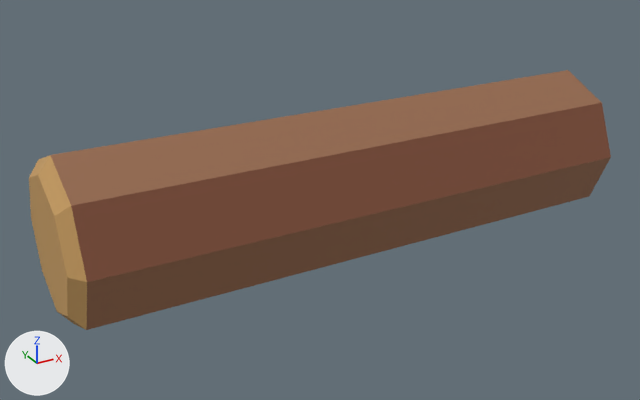
Before and after pictures for a commit that changed the glTF model assets/models/woodcutting/CutLog.glb.
Before and after are seen from a 50 mm camera at (-0.887, -1.498, 0.89) aimed at (-0.056, 0.013, 0.135). Arrows for +X, +Y and +Z are at lower left; the lights stay in place. The first picture is the older version. Where no turn or scale is listed for an object, it has been applied to the vertices. Vertices at exactly the same position are counted once.

In view in the first picture: 'CutLog_Mesh'.
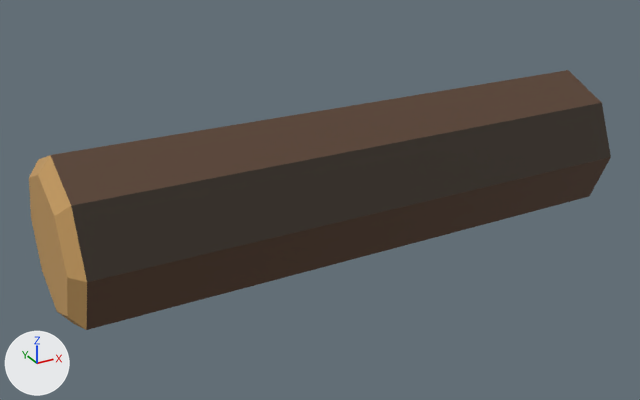
The change, as a diff of the scene's bpy script:
```diff
--- a/assets/models/woodcutting/CutLog.glb.py
+++ b/assets/models/woodcutting/CutLog.glb.py
@@ mat_walnut__573f2e @@
+mat_walnut__573f2e = principled_material('Walnut #573f2e')
+mat_walnut__573f2e.base_color = (0.0953, 0.0497, 0.0273)  # brown #573f2e
+mat_walnut__573f2e.roughness = 0.78
@@ mat_walnut_dark__3a3026 @@
+mat_walnut_dark__3a3026 = principled_material('Walnut dark #3a3026')
+mat_walnut_dark__3a3026.base_color = (0.0423, 0.0296, 0.0194)  # brown #3a3026
+mat_walnut_dark__3a3026.roughness = 0.78
@@ me_cutlog_mesh @@
 me_cutlog_mesh.from_pydata(...)  # 32 vertices, 60 faces; spans x -0.625..0.625, y -0.17..0.17, z 0.0..0.34
 # used by ob_cutlog_mesh; location = (0.0, 0.0, 0.0)
+# me_cutlog_mesh part 1: all 10 faces that had it switch from mat_walnut__976a4d (brown #976a4d) to mat_walnut__573f2e (brown #573f2e)
+# me_cutlog_mesh part 2: all 6 faces that had it switch from mat_walnut_dark__89543c (brown #89543c) to mat_walnut_dark__3a3026 (brown #3a3026)
 me_cutlog_mesh.materials.append(mat_axe___oak_facets)
```

Pixel boxes [x1, y1, x2, y2] of what changed, in the pictures (640 x 400 px):
part 1 of me_cutlog_mesh, recoloured (darker)
    both: [50, 70, 611, 330]
part 2 of me_cutlog_mesh, recoloured (darker)
    both: [71, 103, 611, 282]
